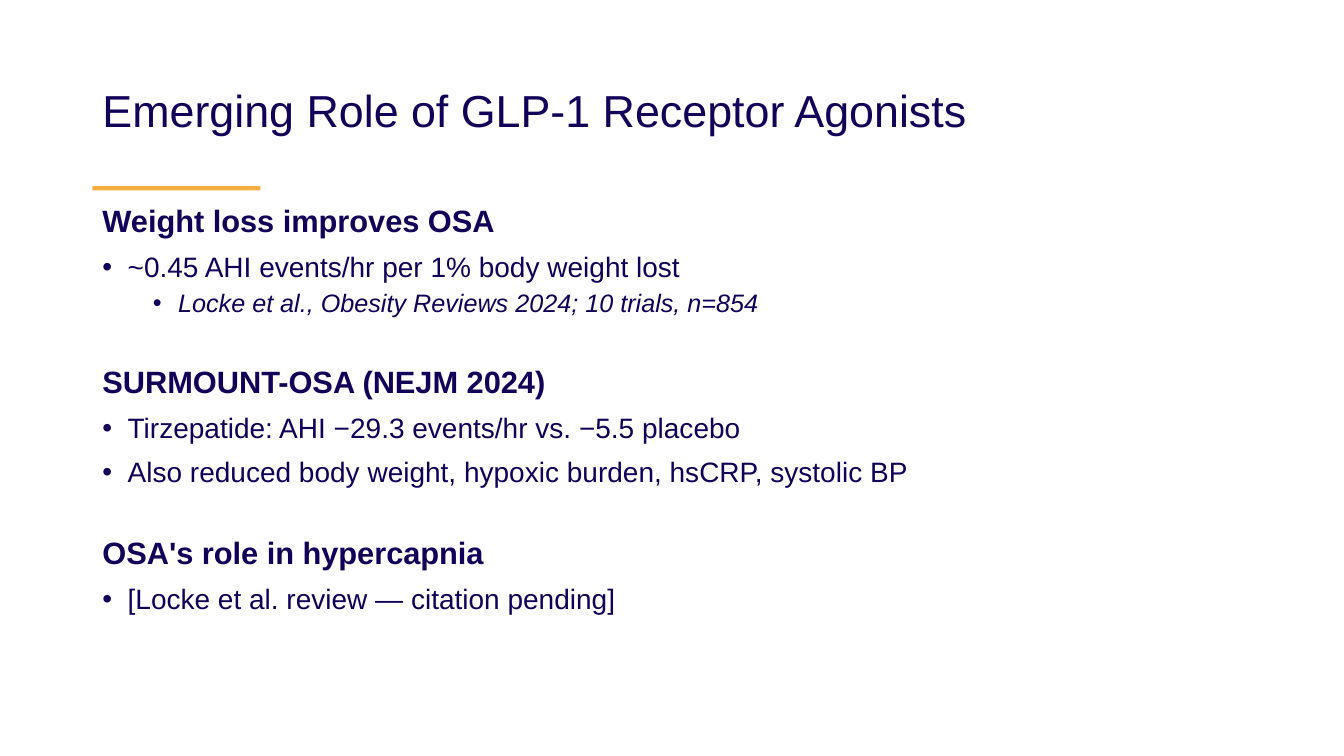
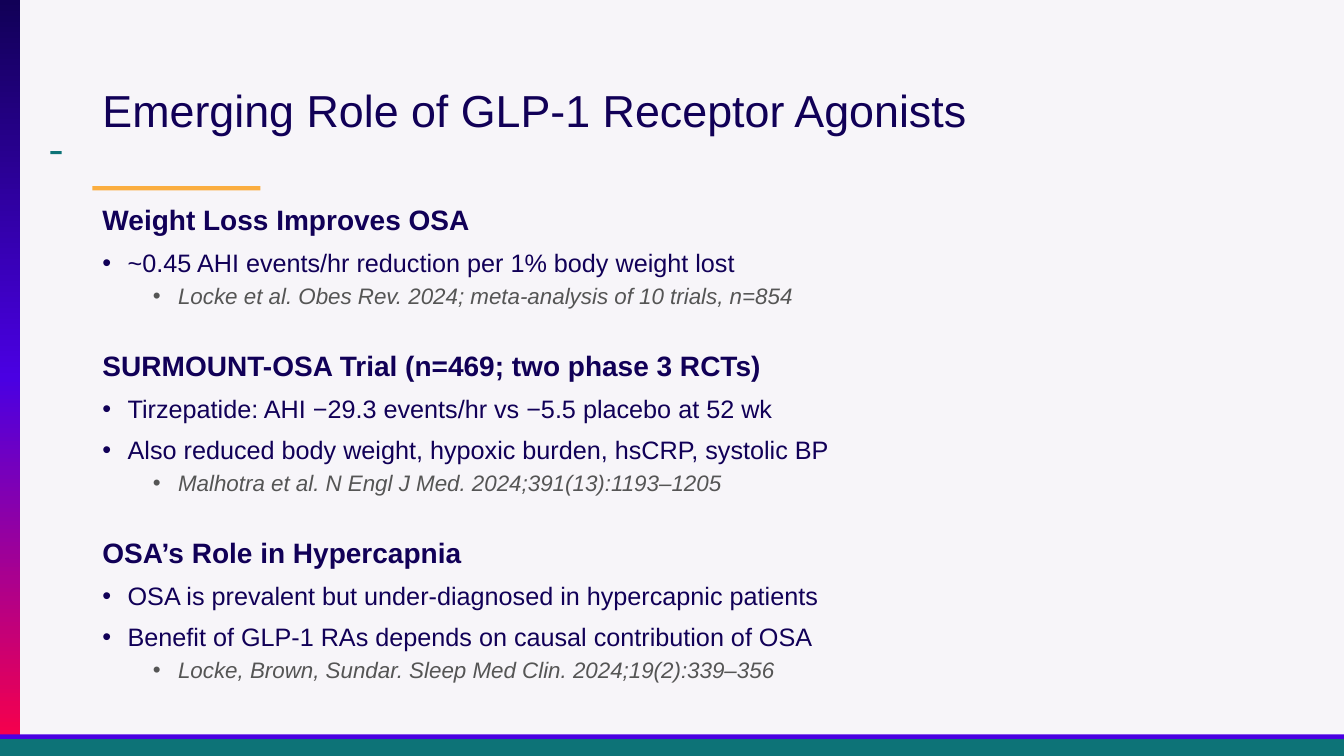
Before and after one commit to reblocke/clinical_talks, a slide deck: slide 38 of archive/Presentations/Locke Utah ACP OHS 2026.pptx (slide 27 before the commit). Drawn at 1344x756 pixels with LibreOffice and Linux fonts; fonts in the diff are those of the drawing. Boxes give left, top, right and bottom in pixels: in the first picture for what was removed or moved away, otherwise in the second. Text is boxed around its words. In the diff, an @@ line names an element or a change of style, - is before the commit and + after.

```diff
--- a/archive/Presentations/Locke Utah ACP OHS 2026.pptx
+++ b/archive/Presentations/Locke Utah ACP OHS 2026.pptx
@@ background #FFFFFF to #F7F5F9 @@
@@ rectangle added at <box>0,0,20,756</box>, fill gradient #110057 to #4A00E2 to #FF0044 @@
@@ rectangle added at <box>50,151,62,154</box>, fill #0D7377 @@
@@ text at <box>102,209,793,423</box>: text changed; size 20 to 18 pt @@
-Weight loss improves OSA
-• ~0.45 AHI events/hr per 1% body weight lost
-  • Locke et al., Obesity Reviews 2024; 10 trials, n=854
-SURMOUNT-OSA (NEJM 2024)
-• Tirzepatide: AHI −29.3 events/hr vs. −5.5 placebo
+Weight Loss Improves OSA
+• ~0.45 AHI events/hr reduction per 1% body weight lost
+  • Locke et al. Obes Rev. 2024; meta-analysis of 10 trials, n=854
+SURMOUNT-OSA Trial (n=469; two phase 3 RCTs)
+• Tirzepatide: AHI −29.3 events/hr vs −5.5 placebo at 52 wk
@@ text at <box>128,440,829,465</box>: size 20 to 18 pt in "Also reduced body weight, hypoxic burden, hsCRP, ..." @@
@@ text at <box>102,475,818,683</box>: text changed; size 20 to 18 pt @@
-OSA's role in hypercapnia
-• [Locke et al. review — citation pending]
+  • Malhotra et al. N Engl J Med. 2024;391(13):1193–1205
+OSA’s Role in Hypercapnia
+• OSA is prevalent but under-diagnosed in hypercapnic patients
+• Benefit of GLP-1 RAs depends on causal contribution of OSA
+  • Locke, Brown, Sundar. Sleep Med Clin. 2024;19(2):339–356
@@ rectangle added at <box>0,735,1344,745</box>, fill #4A00E2 @@
@@ rectangle added at <box>0,739,1344,756</box>, fill #0D7377 @@
```
Also in this commit, not shown: 28 other slides changed, 11 slides added.
